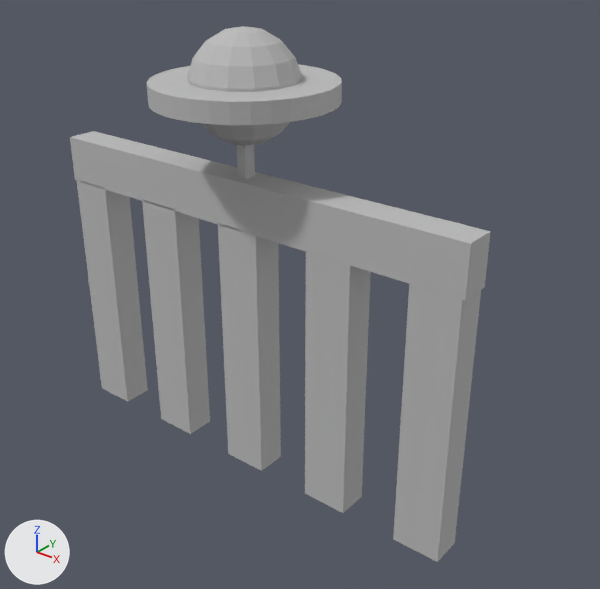
Before and after pictures for a commit that changed the Blender file Blend Files/StoneBridgeRailing.blend.
The view is the same before and after, from a 50 mm lens placed at (4.7, -5.13, 3.92), pointed at (0.43, 0.21, 0.61). The lights are fixed; the arrows at lower left show +X, +Y and +Z.
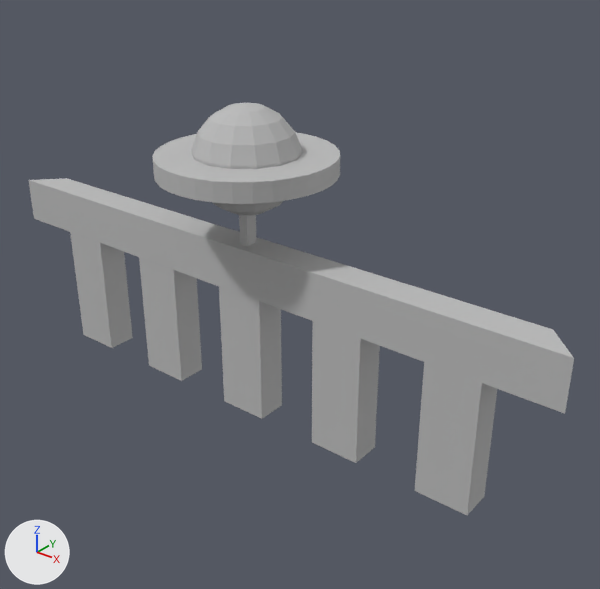
Patch to the scene script:
```diff
--- a/Blend Files/StoneBridgeRailing.blend.py
+++ b/Blend Files/StoneBridgeRailing.blend.py
@@ me_cube @@
 # used by ob_cube; location = (0.0, 0.0, 0.0)
 # verts and faces of me_cube; kept vertices keep their numbers, new ones are numbered from 234
-me_cube.from_pydata(...)  # 234 vertices, 202 faces; spans x -2.25..2.25, y -0.79..0.81, z -1.26..2.95
+me_cube.from_pydata(...)  # 234 vertices, 202 faces; spans x -3.09..3.09, y -0.79..0.81, z -0.63..2.33
+# me_cube part 1: a new loose piece, a box spanning x -1.35..-0.85, y -0.15..0.15, z -0.63..0.63, in mat_stonebridgecolor (grey #bdbdbd)
+# me_cube part 2: a new loose piece, a box spanning x -2.45..-1.95, y -0.15..0.15, z -0.63..0.63, in mat_stonebridgecolor (grey #bdbdbd)
+# me_cube part 3: a new loose piece, a box spanning x 1.95..2.45, y -0.15..0.15, z -0.63..0.63, in mat_stonebridgecolor (grey #bdbdbd)
+# me_cube part 4: a new loose piece, a box spanning x 0.85..1.35, y -0.15..0.15, z -0.63..0.63, in mat_stonebridgecolor (grey #bdbdbd)
+# me_cube part 5: a new loose piece, a box spanning x -0.25..0.25, y -0.15..0.15, z -0.63..0.63, in mat_stonebridgecolor (grey #bdbdbd)
+# me_cube part 6: the loose piece of 64 vertices spanning x -0.8..0.8, y -0.79..0.81, z 2.35..2.53 is moved by (0.0, 0.0, -0.62)
+# me_cube part 7: the loose piece of 8 vertices spanning x -0.05..0.05, y -0.06..0.06, z 1.65..2.01 is moved by (0.0, 0.0, -0.62)
+# me_cube part 8: the loose piece of 114 vertices spanning x -0.46..0.46, y -0.46..0.49, z 1.99..2.95 is moved by (0.0, 0.0, -0.62)
+# me_cube part 9: 6 loose pieces with 48 vertices, spanning x -2.25..2.25, y -0.15..0.15, z -1.26..1.7, are deleted
+# me_cube part 10
+verts[234] = (-2.81, 0.15, 0.63)
+verts[235] = (-3.09, -0.15, 0.63)  # pixel (34, 218)
+verts[236] = (2.81, 0.15, 0.63)
+verts[237] = (3.09, -0.15, 0.63)  # pixel (565, 413)
+for new, old in zip([*range(238, 242)], [*range(234, 238)]): verts[new] = verts[old] + (0.0, 0.0, 0.45)
+faces += [(234, 235, 239, 238), (236, 240, 241, 237), (234, 236, 237, 235), (235, 237, 241, 239), (238, 239, 241, 240), (234, 238, 240, 236)]
 me_cube.materials.append(mat_stonebridgecolor)
```

Location of each change, [x1, y1, x2, y2] in pixels of the pictures (600 x 589 px; the box of a moved part takes in the faces that stretch with it):
'Cube', reshaped (30% wider, 23% shorter)
    before: [70, 26, 491, 562]
    after: [28, 103, 574, 515]
part 1 of me_cube, added
    after: [139, 257, 202, 381]
part 2 of me_cube, added
    after: [70, 232, 133, 348]
part 3 of me_cube, added
    after: [415, 362, 497, 515]
part 4 of me_cube, added
    after: [312, 321, 380, 463]
part 5 of me_cube, added
    after: [219, 286, 282, 419]
part 6 of me_cube, moved or reshaped
    before: [147, 65, 342, 125]
    after: [152, 132, 340, 204]
part 7 of me_cube, moved or reshaped
    before: [237, 145, 255, 179]
    after: [239, 215, 256, 246]
part 8 of me_cube, moved or reshaped
    before: [187, 26, 302, 145]
    after: [192, 103, 302, 215]
part 9 of me_cube, deleted
    before: [70, 131, 491, 562]
part 10 of me_cube, added
    after: [28, 178, 574, 414]
